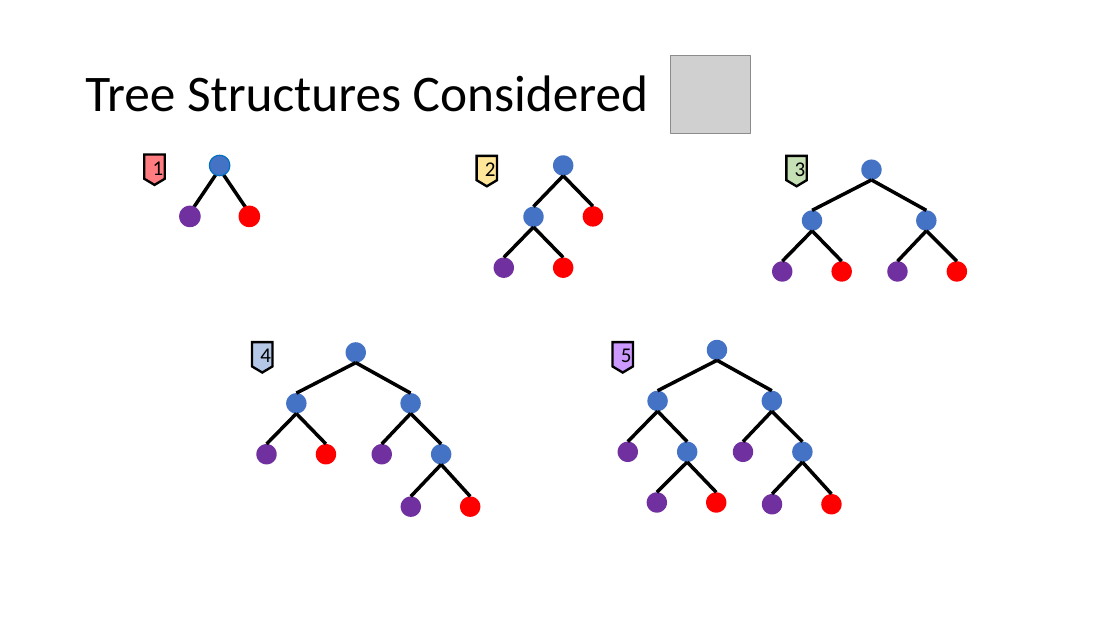
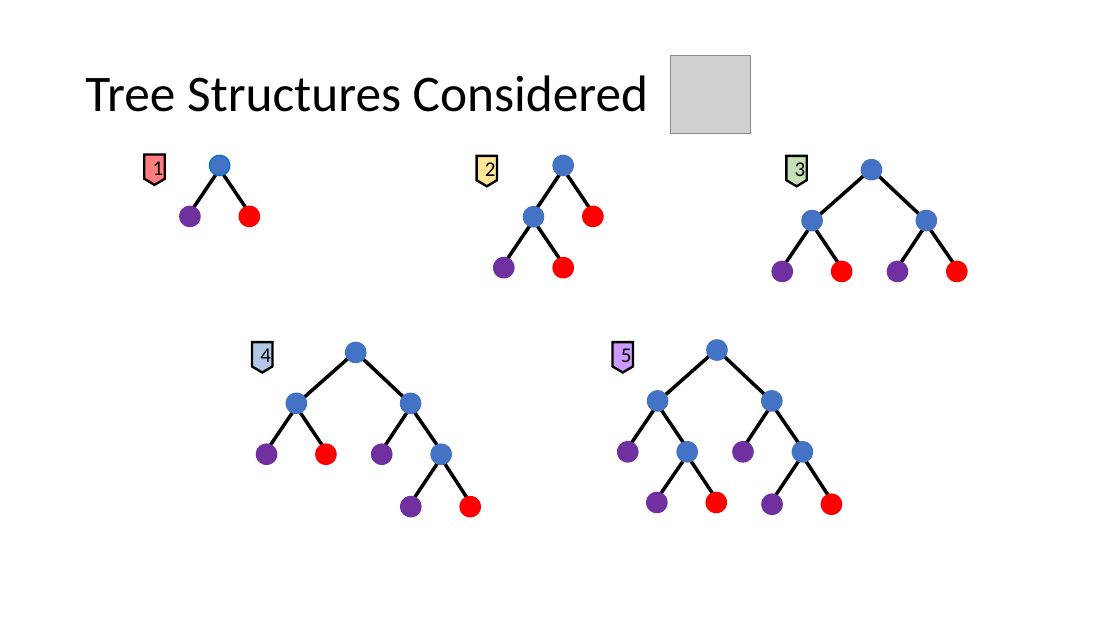
Before and after one commit to DillWithIt77/D2P-Spring-2021, a slide deck: slide 7 of Presentations/Trees Get Degrees_Full_Presentation.pptx. Drawn at 1120x630 pixels with LibreOffice and Linux fonts; fonts in the diff are those of the drawing; grey boxes stand for pictures; background and template pictures are left out. Boxes give left, top, right and bottom in pixels: in the first picture for what was removed or moved away, otherwise in the second. Text is boxed around its words. In the diff, an @@ line names an element or a change of style, - is before the commit and + after.

```diff
--- a/Presentations/Trees Get Degrees_Full_Presentation.pptx
+++ b/Presentations/Trees Get Degrees_Full_Presentation.pptx
@@ line moved from (534, 207) - (564, 176) to (527, 224) - (571, 158) @@
@@ line moved from (593, 206) - (564, 176) to (600, 223) - (556, 158) @@
@@ line moved from (872, 180) - (812, 210) to (879, 162) - (805, 228) @@
@@ line moved from (872, 180) - (927, 210) to (865, 162) - (933, 228) @@
@@ line moved from (504, 258) - (534, 227) to (497, 275) - (541, 209) @@
@@ line moved from (534, 227) - (564, 258) to (527, 209) - (571, 275) @@
@@ line moved from (782, 261) - (812, 231) to (776, 279) - (819, 213) @@
@@ line moved from (842, 261) - (812, 231) to (849, 279) - (805, 213) @@
@@ line moved from (897, 261) - (927, 231) to (891, 279) - (933, 213) @@
@@ line moved from (957, 261) - (927, 231) to (965, 279) - (919, 213) @@
@@ line moved from (297, 393) - (356, 363) to (289, 411) - (363, 345) @@
@@ line moved from (411, 393) - (356, 363) to (418, 411) - (349, 345) @@
@@ line moved from (718, 360) - (658, 391) to (724, 343) - (650, 408) @@
@@ line moved from (718, 360) - (772, 391) to (710, 343) - (780, 408) @@
@@ line moved from (297, 413) - (266, 444) to (303, 397) - (260, 461) @@
@@ line moved from (297, 413) - (326, 444) to (289, 397) - (334, 461) @@
@@ line moved from (411, 413) - (381, 444) to (418, 397) - (375, 461) @@
@@ line moved from (411, 413) - (441, 444) to (403, 397) - (449, 461) @@
@@ line moved from (658, 411) - (628, 442) to (665, 394) - (621, 460) @@
@@ line moved from (658, 411) - (687, 442) to (650, 394) - (695, 460) @@
@@ line moved from (772, 411) - (744, 442) to (780, 394) - (736, 460) @@
@@ line moved from (772, 411) - (802, 442) to (765, 394) - (810, 460) @@
@@ line moved from (411, 497) - (441, 465) to (403, 514) - (449, 447) @@
@@ line moved from (441, 465) - (471, 497) to (434, 447) - (477, 514) @@
@@ line moved from (687, 462) - (657, 492) to (695, 444) - (649, 510) @@
@@ line moved from (687, 462) - (717, 492) to (681, 444) - (723, 510) @@
@@ line moved from (802, 462) - (772, 494) to (810, 444) - (765, 512) @@
@@ outline none to #4472C4 1 pt in 14 elements at <box>553,155,573,176</box>, <box>861,160,881,180</box>, <box>802,210,823,230</box>, <box>917,210,937,230</box>, <box>523,207,544,227</box>, <box>345,342,365,362</box>, <box>287,393,307,413</box>, <box>401,393,421,413</box>, <box>431,444,451,465</box>, <box>707,340,727,360</box>, <box>648,391,668,411</box>, <box>762,391,782,411</box>, <box>677,442,697,462</box>, <box>792,442,812,462</box> @@
@@ line moved from (802, 462) - (832, 494) to (796, 444) - (839, 512) @@
@@ outline none to #7030A0 1 pt in 10 elements at <box>494,258,514,278</box>, <box>772,261,792,281</box>, <box>887,261,907,281</box>, <box>256,444,276,465</box>, <box>371,444,392,465</box>, <box>401,497,421,517</box>, <box>618,442,638,462</box>, <box>733,442,753,462</box>, <box>762,494,782,514</box>, <box>647,492,667,513</box> @@
@@ outline none to #FF0000 1 pt in 8 elements at <box>583,206,603,226</box>, <box>553,258,573,278</box>, <box>832,261,852,281</box>, <box>947,261,967,281</box>, <box>316,444,336,465</box>, <box>460,497,481,517</box>, <box>822,494,842,514</box>, <box>707,492,727,513</box> @@
```
Also in this commit, not shown: 1 other slide changed, 1 slide added, 6 other files.
